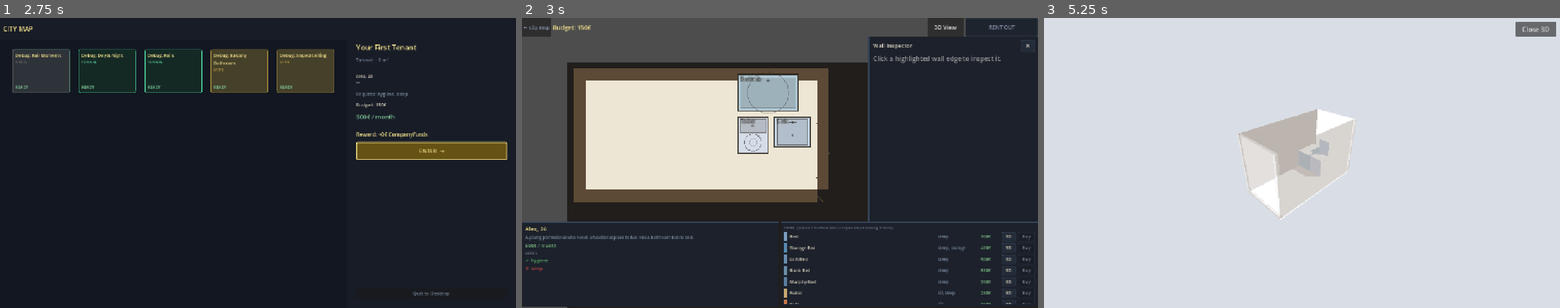
Above: before the commit, frames 1-3 (left to right).
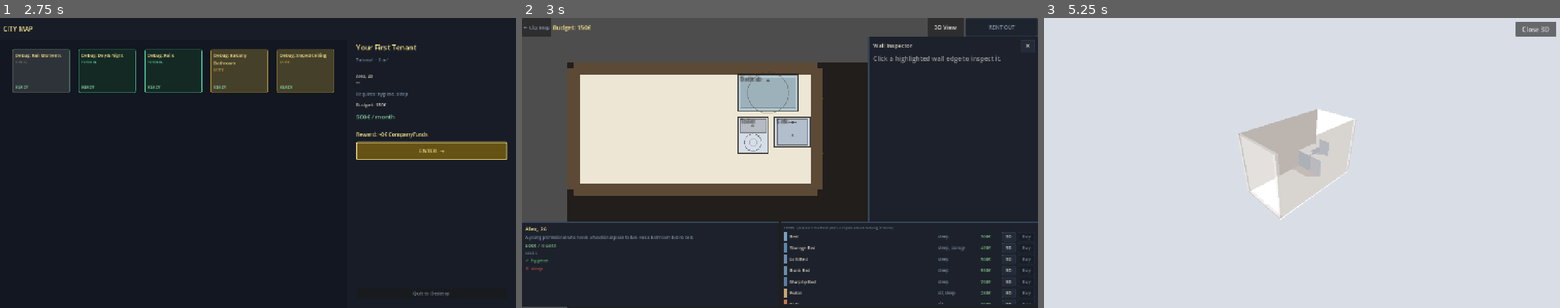
Above: after the commit, the same moments.

Repository: Bobovino/MakeItFit
Game: Godot game, scene res://scenes/CityMap.tscn
Two runs of this game, one before a commit and one after it. Both use one fixed random seed, a clock stepped at 60 frames per second and the inputs below.
Inputs:
- Up to frame 1 (2.75 s): click "★ Replay" at 0.5 s; click "★ Replay" at 1.25 s; click "★ Replay" at 2 s
- Up to frame 2 (3 s): click "ENTER →" at 2.75 s
- Up to frame 3 (5.25 s): click "← City Map" at 3.5 s; click "ENTER →" at 4.25 s; click "3D View" at 5 s

Frame 1 is identical in both runs. In frame 2, 5.4% of the frame differs, in the area x 8-60%, y 15-64%; in frame 3, nothing differs.

Commit message:
Center primary wall fill on its segment line, not offset to one side
_draw_segments() always drew wall thickness starting AT the segment line and
extending outward in one fixed direction, despite the comment claiming
primary walls were "centred on edge". This meant north/west walls happened
to render inward (overlapping the room, looking fine) while south/east walls
rendered entirely outward past the room's edge — visually detached from the
floor, showing as a gap, and misaligned with the (correctly centred) hover/
active-edge highlight line.

Fixed by centering primary walls' thickness on the segment line, matching
what the highlight and the doc comment already assumed.

Diff:
--- a/scripts/GridDraw.gd
+++ b/scripts/GridDraw.gd
@@ -526,7 +526,14 @@
 
 		var col    := PRIMARY_COL if primary else SECONDARY_COL
 		var thick  := PRIMARY_T   if primary else SECONDARY_T      # tiles
-		var coff   := 0
+		# Primary walls are centred on the segment line (half in, half out of
+		# the room); secondary walls start at the line instead. This offset was
+		# hardcoded to 0 for both, so primary walls always rendered entirely on
+		# one side of the line — matching the hover/active-edge highlight (which
+		# IS centred, via draw_line's stroke) only for north/west, and leaving a
+		# visible gap for south/east where the wall fill sat entirely outside
+		# the room instead of straddling the boundary.
+		var coff   := -(thick / 2) if primary else 0
 
 		# Demolished → dashed guide line only
 		if dem:
